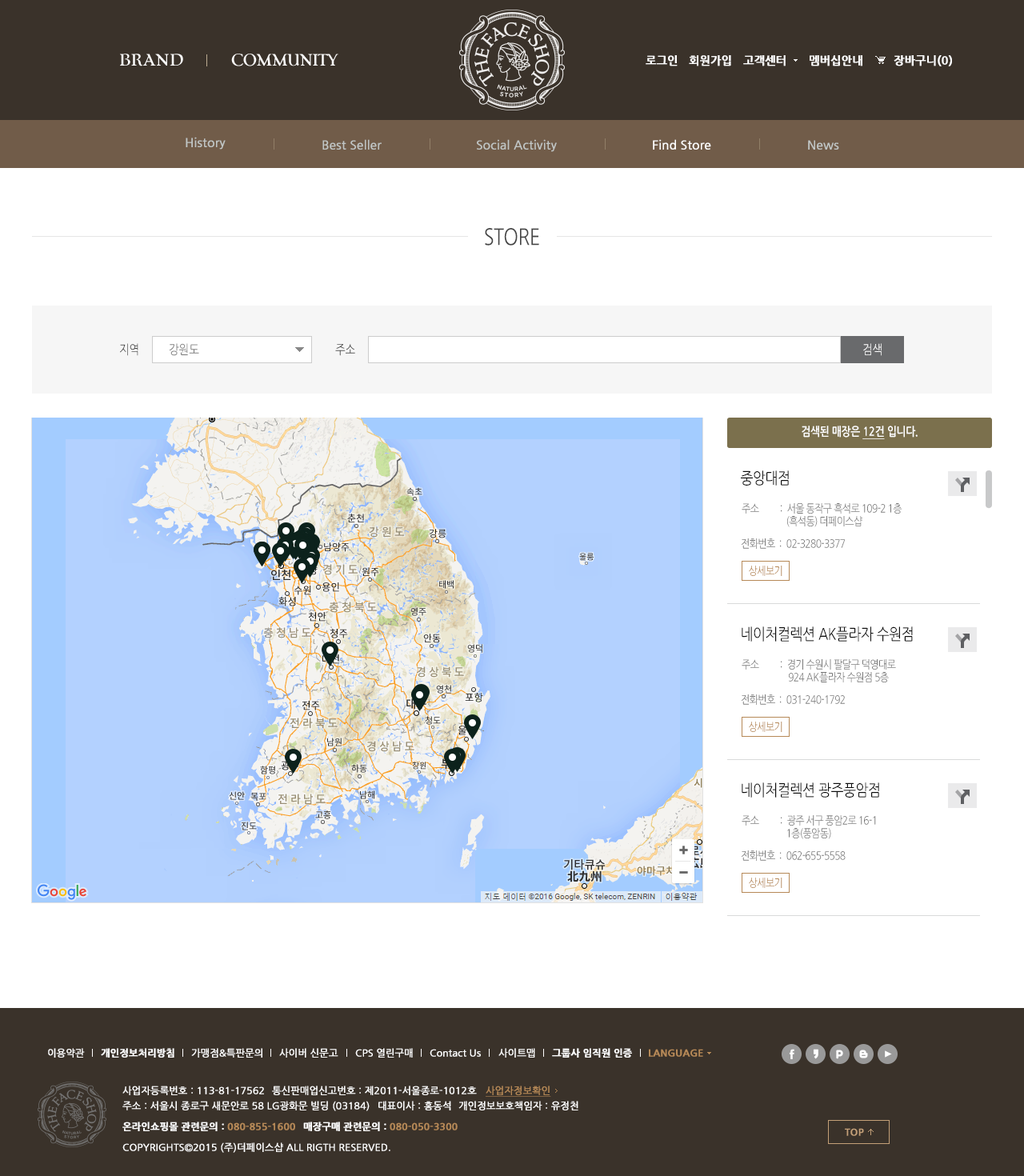
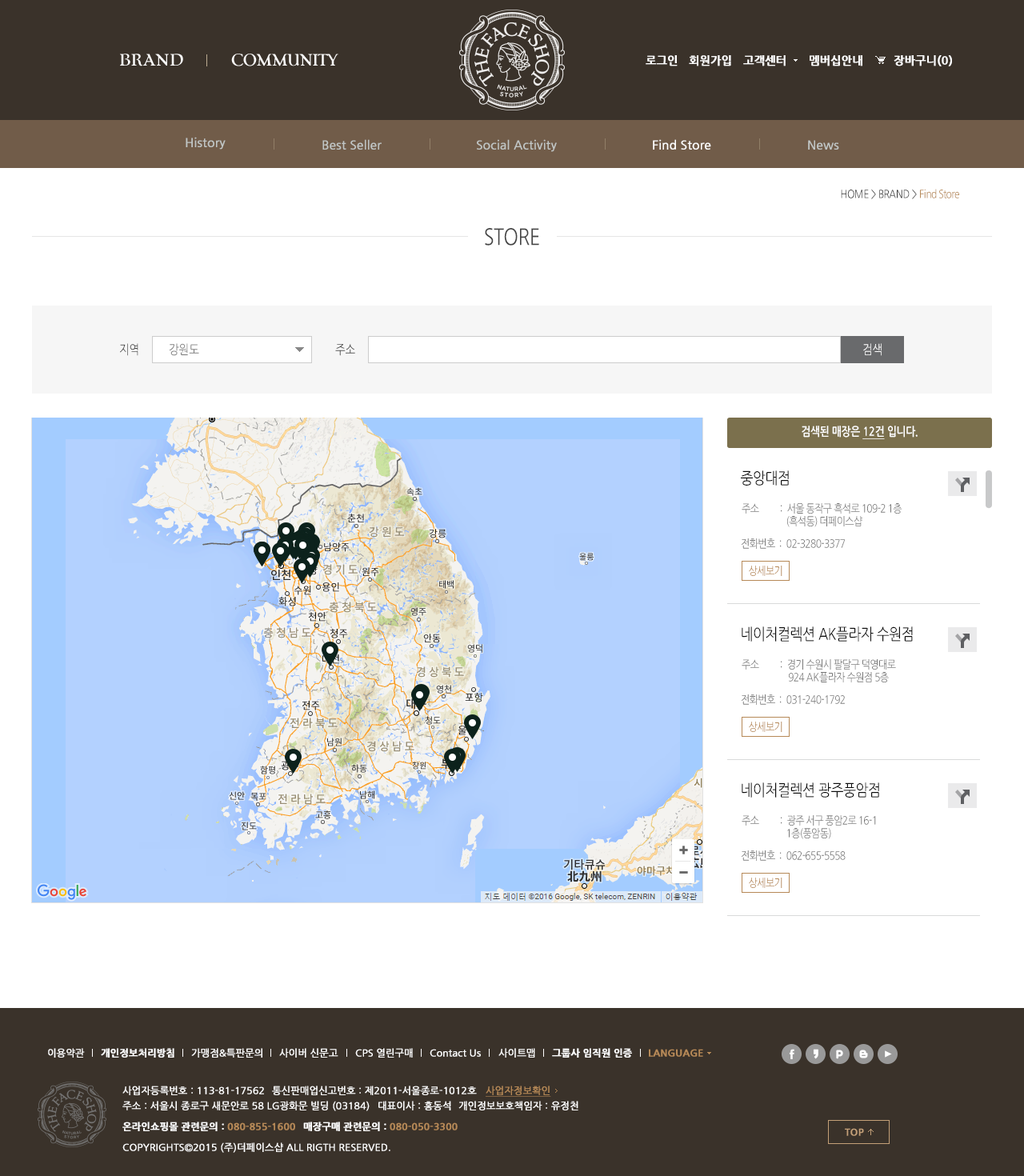
The second 1024×1176 image is a revision of the first. Changes to its layers:
added group "nav" with 1 layers above "container" over [840, 188, 959, 200]
added layer "HOME > BRAND > Find Store" in group "nav" over [840, 188, 959, 200]
